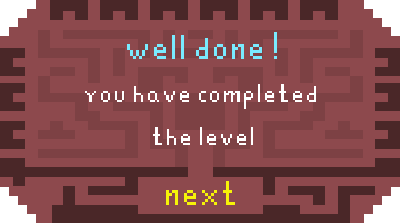
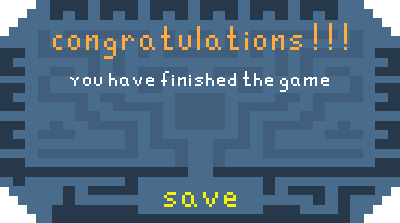
Layered file, before and after one edit (400 × 223). Changes by layer:
showed "congratulations!!! you have finished the game", painted on it over left=53, top=23, right=347, bottom=153
hid "next" (1st of 2) over left=166, top=181, right=235, bottom=205
renamed "finish" to "save", showed it, painted on it over left=158, top=183, right=242, bottom=207
hid "well done! you have completed the level" over left=85, top=32, right=316, bottom=145
showed "Layer 2 copy 2" over left=0, top=0, right=400, bottom=223
hid "Layer 2 copy 3" over left=0, top=0, right=400, bottom=223
